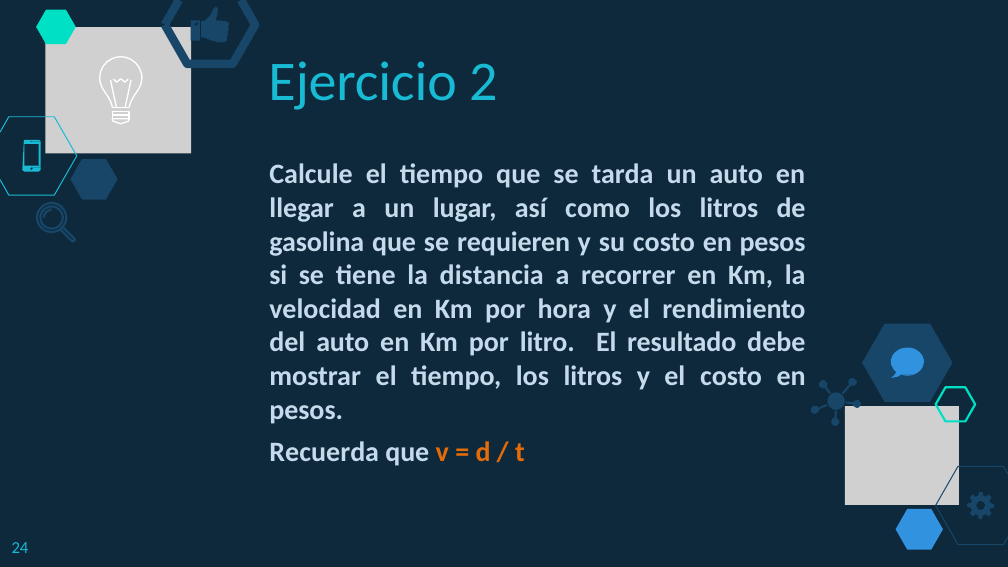
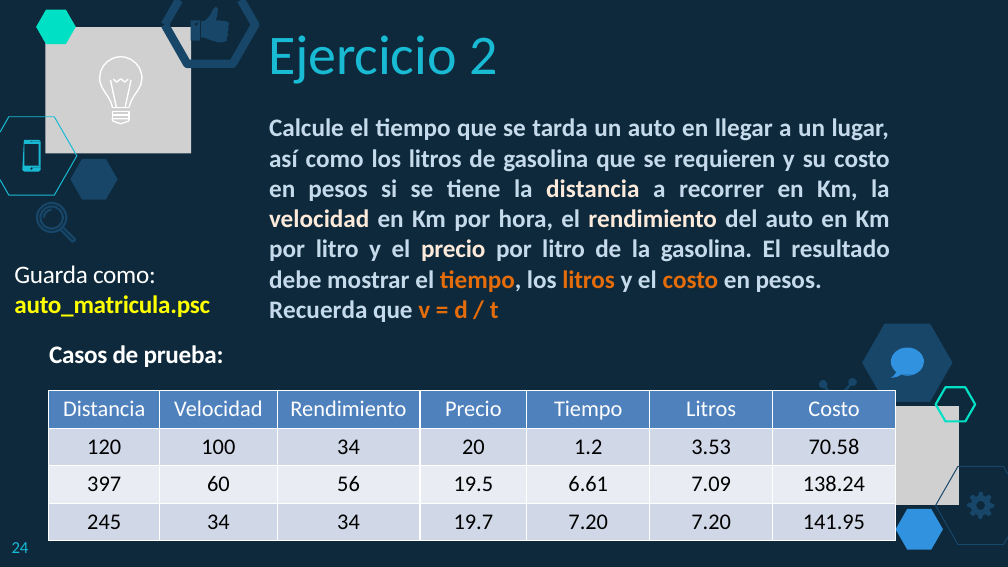
Before and after one commit to lizetheP/PensamientoC, a slide deck: slide 24 of Calendario2019/Presentaciones/1_3_DiagramasFlujo.pptx. Drawn at 1008x567 pixels with LibreOffice and Linux fonts; fonts in the diff are those of the drawing; grey boxes stand for pictures. Boxes give left, top, right and bottom in pixels: in the first picture for what was removed or moved away, otherwise in the second. Text is boxed around its words. In the diff, an @@ line names an element or a change of style, - is before the commit and + after.

```diff
--- a/Calendario2019/Presentaciones/1_3_DiagramasFlujo.pptx
+++ b/Calendario2019/Presentaciones/1_3_DiagramasFlujo.pptx
@@ title "Ejercicio 2": place and size @@
-title "Ejercicio 2" at box(268, 61, 497, 110)
+title "Ejercicio 2" at box(268, 35, 497, 84)
@@ text "Calcule el tiempo que se ...": place and size @@
-text "Calcule el tiempo que se ..." at box(269, 163, 806, 466)
+text "Calcule el tiempo que se ..." at box(269, 118, 890, 322)
@@ text at box(269, 118, 890, 292): text changed; size 20 to 18 pt @@
-Calcule el tiempo que se tarda un auto en llegar a un lugar, así como los litros de gasolina que se requieren y su costo en pesos si se tiene la distancia a recorrer en Km, la velocidad en Km por hora y el rendimiento del auto en Km por litro. El resultado debe mostrar el tiempo, los litros y el costo en pesos.
+Calcule el tiempo que se tarda un auto en llegar a un lugar, así como los litros de gasolina que se requieren y su costo en pesos si se tiene la distancia a recorrer en Km, la velocidad en Km por hora, el rendimiento del auto en Km por litro y el precio por litro de la gasolina. El resultado debe mostrar el tiempo, los litros y el costo en pesos.
@@ text added at box(14, 265, 210, 317), 18 pt, text #FFFF00, bold @@
+Guarda como: auto_matricula.psc
@@ text at box(269, 300, 499, 322): size 20 to 18 pt in "Recuerda que v = d / t" @@
@@ text added at box(49, 345, 224, 367), 18 pt, text #FFFFFF, bold @@
+Casos de prueba:
@@ table added at box(48, 391, 896, 539), 4 rows, 7 columns @@
+Distancia | Velocidad | Rendimiento | Precio | Tiempo | Litros | Costo
+120 | 100 | 34 | 20 | 1.2 | 3.53 | 70.58
+397 | 60 | 56 | 19.5 | 6.61 | 7.09 | 138.24
+245 | 34 | 34 | 19.7 | 7.20 | 7.20 | 141.95
```
Also in this commit, not shown: 4 other slides changed, 7 other files.
